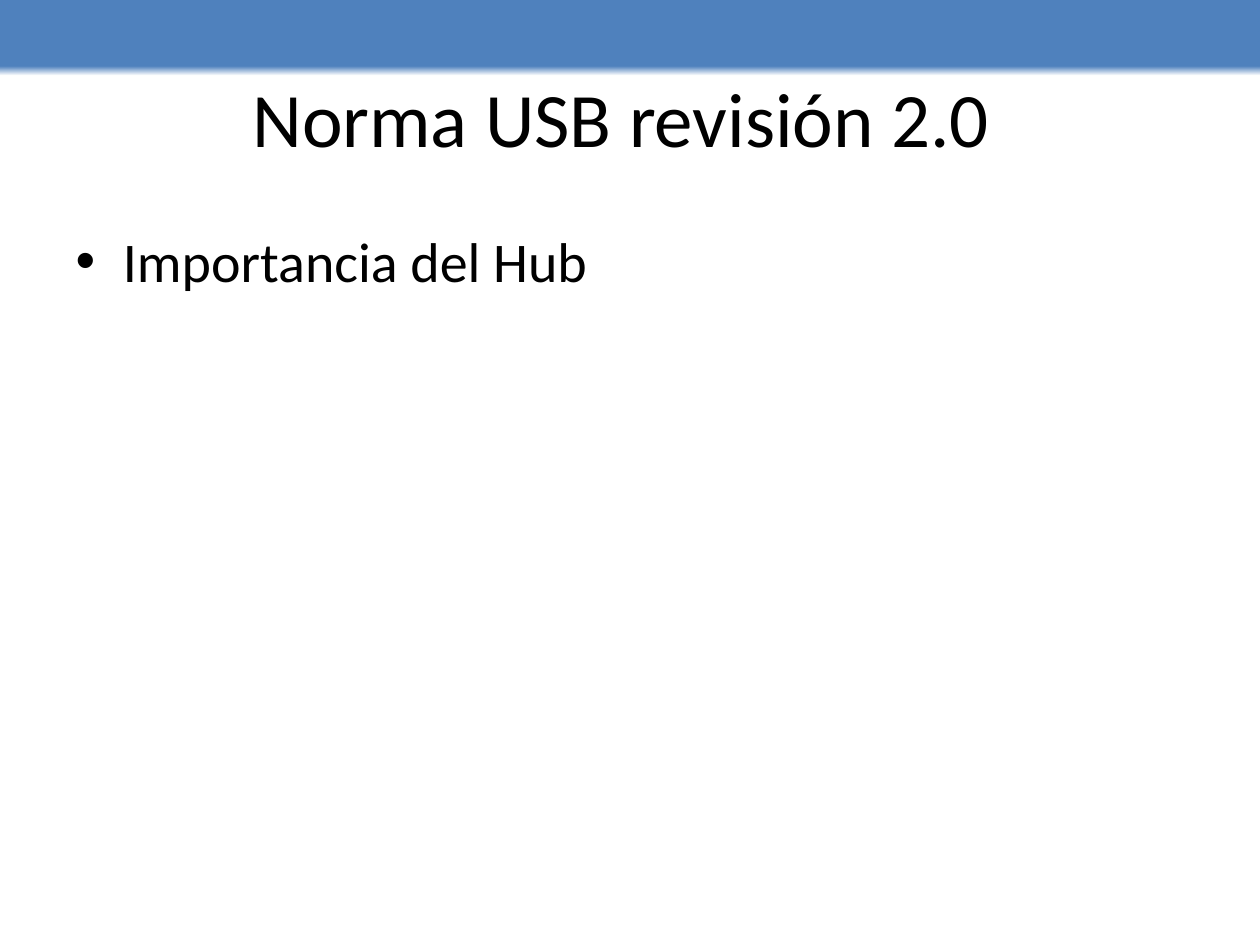
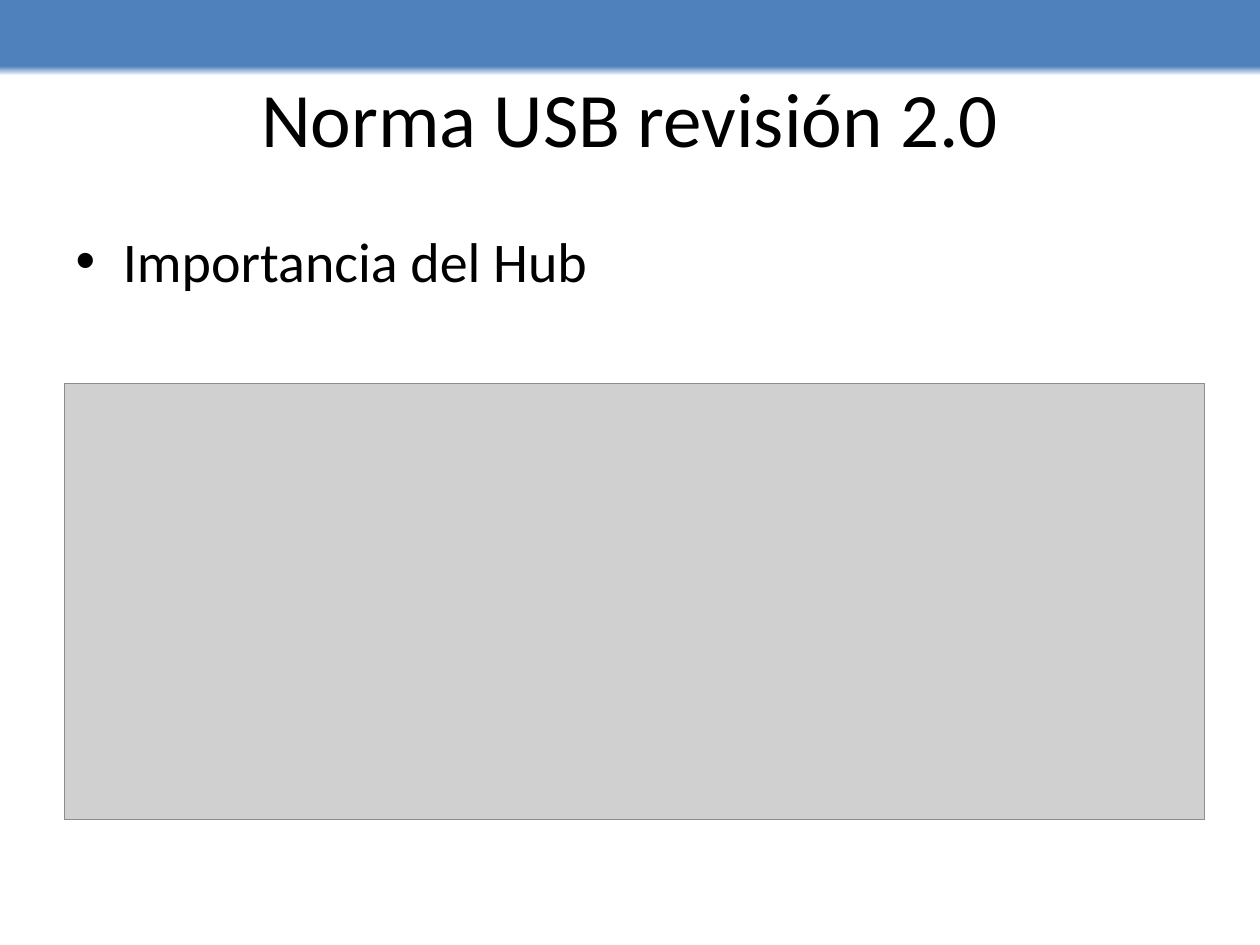
Before and after one commit to edwin0790/lechuzing, a slide deck: slide 15 of Presentacion/presentacion.pptx. Drawn at 1260x945 pixels with LibreOffice and Linux fonts; fonts in the diff are those of the drawing; grey boxes stand for pictures. Boxes give left, top, right and bottom in pixels: in the first picture for what was removed or moved away, otherwise in the second. Text is boxed around its words. In the diff, an @@ line names an element or a change of style, - is before the commit and + after.

```diff
--- a/Presentacion/presentacion.pptx
+++ b/Presentacion/presentacion.pptx
@@ title "Norma USB revisión 2.0": place and size @@
-title "Norma USB revisión 2.0" at [252, 94, 988, 148]
+title "Norma USB revisión 2.0" at [261, 94, 997, 148]
@@ picture added at [64, 383, 1205, 819] @@
```
Also in this commit, not shown: 10 slides added.
